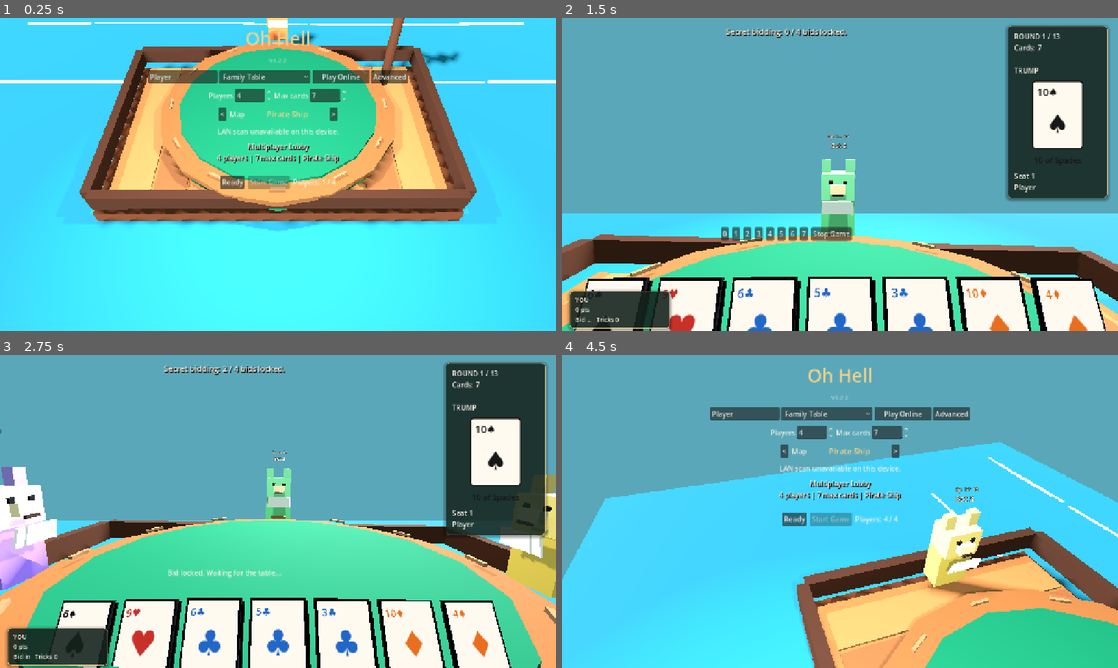
Above: before the commit, frames 1-4 (two rows, left to right).
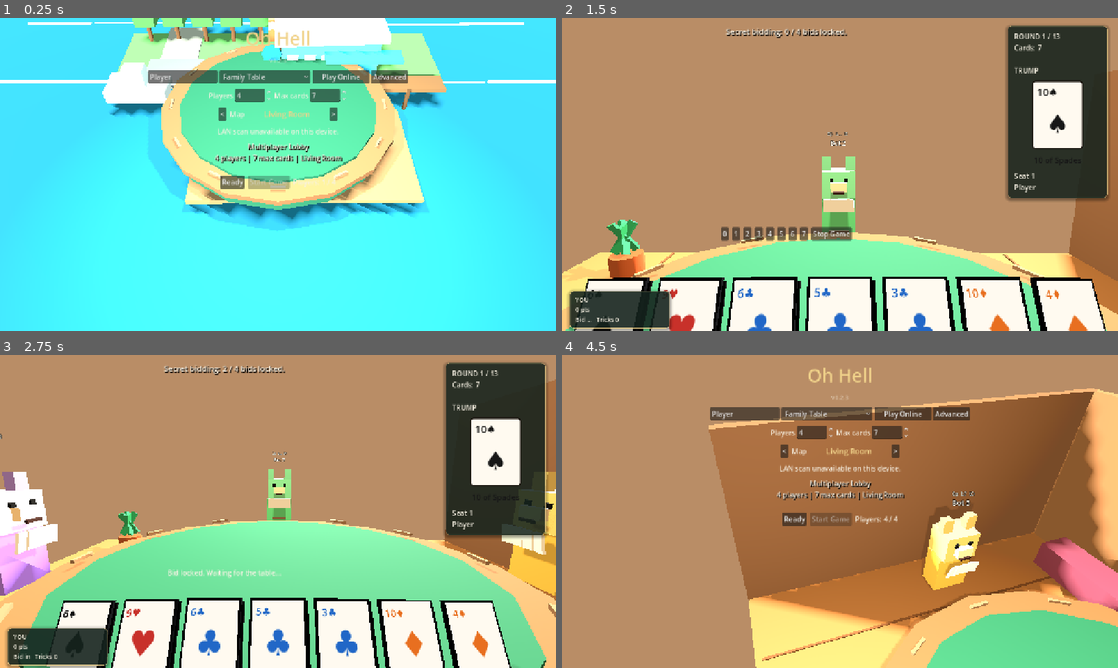
Above: after the commit, the same moments.

Repository: JordanOakFox/oh-hell-godot
Game: Godot game, scene res://scenes/main.tscn
Same seed, same stepped clock (60 frames per second), same inputs: the game is played once before the commit and once after it.
Inputs (mouse positions are in pixels of both pictures, inside the frame that each line leads up to):
- Up to frame 1 (0.25 s): no input
- Up to frame 2 (1.5 s): click "Ready" at 0.5 s; click "Start Game" at 1.25 s
- Up to frame 3 (2.75 s): click "0" at 2 s
- Up to frame 4 (4.5 s): tap Enter at 2.75 s; move the mouse to (962, 495) at 2.77 s; tap E at 2.85, 3.6 s; click (962, 495) at 2.92 s; move the mouse to (812, 511) at 3.52 s; click (812, 511) at 3.67 s; click "Stop Game" at 4.25 s

The runs differ from the first frame. In frame 1, 39% of the frame differs, in the area x 10-91%, y 0-68%; in frame 2, 74%; in frame 3, 69%; in frame 4, 97%, in the area x 0-100%, y 0-100%.

Commit message:
Add music and waterfront menu scene

Diff:
--- a/scripts/main.gd
+++ b/scripts/main.gd
@@ -1,7 +1,7 @@
 extends Control
 
 const STARTING_NAMES := ["Player 1", "Player 2", "Player 3", "Player 4"]
-const GAME_VERSION := "0.2.2"
+const GAME_VERSION := "0.2.3"
 const DEFAULT_SERVER_ADDRESS := "147.224.130.79:24567"
 const PUBLIC_LOBBIES := [
 	{"name": "Family Table", "address": "147.224.130.79:24567"},
@@ -10,6 +10,7 @@
 ]
 const DEFAULT_MAX_CARDS := 7
 const DEFAULT_PLAYERS := 4
+const DEFAULT_MAP_ID := "living_room"
 const MAP_IDS := ["pirate", "space", "living_room", "jungle"]
 const MAP_NAMES := {
 	"pirate": "Pirate Ship",
@@ -22,6 +23,13 @@
 const FeltBackgroundScript := preload("res://scripts/felt_background.gd")
 const FireworksOverlayScript := preload("res://scripts/fireworks_overlay.gd")
 const TableView3DScript := preload("res://scripts/table_view_3d.gd")
+const MUSIC_PATHS := {
+	"menu": "res://assets/music/menu_theme.ogg",
+	"pirate": "res://assets/music/pirate_theme.ogg",
+	"space": "res://assets/music/space_theme.ogg",
+	"living_room": "res://assets/music/menu_theme.ogg",
+	"jungle": "res://assets/music/jungle_theme.ogg",
+}
 const SUIT_SYMBOLS := {"S": "♠", "H": "♥", "D": "♦", "C": "♣"}
 const SUIT_COLORS := {
 	"S": Color("#171717"),
@@ -37,7 +45,7 @@
 var seat_peers: Array = []
 var lobby_player_count := DEFAULT_PLAYERS
 var lobby_max_cards := DEFAULT_MAX_CARDS
-var lobby_map_index := 0
+var lobby_map_index := MAP_IDS.find(DEFAULT_MAP_ID)
 var server_port := Net.DEFAULT_PORT
 var local_player_name := "Player"
 var local_profile_id := ""
@@ -84,6 +92,9 @@
 var discovered_games: Array = []
 var fireworks_overlay: Control
 var table_view_3d: Control
+var music_player: AudioStreamPlayer
+var music_streams := {}
+var current_music_key := ""
 
 func _ready() -> void:
 	rng.randomize()
@@ -126,6 +137,11 @@
 	table_view_3d.set_anchors_preset(Control.PRESET_FULL_RECT)
 	add_child(table_view_3d)
 
+	music_player = AudioStreamPlayer.new()
+	music_player.bus = "Music"
+	music_player.volume_db = -13.0
+	add_child(music_player)
+
 	fireworks_overlay = FireworksOverlayScript.new()
 	fireworks_overlay.set_anchors_preset(Control.PRESET_FULL_RECT)
 	add_child(fireworks_overlay)
@@ -542,6 +558,9 @@
 	my_seat = 0
 	seat_peers = _new_seat_peers(lobby_player_count)
 	_create_lobby("Offline preview. Host a game or join a host.")
+	state["menu_preview"] = true
+	view_state["menu_preview"] = true
+	_publish_state()
 	Net.start_discovery()
 
 func _create_client_waiting_view() -> void:
@@ -751,6 +770,7 @@
 	if table_view_3d:
 		table_view_3d.set_table_state(view_state, my_seat)
 		table_view_3d.set_player_hand(local_hand)
+	_update_music()
 	if fireworks_overlay:
 		fireworks_overlay.set_celebrating(view_state.get("phase", "") == "game_end")
 	if view_state["phase"] == "connecting":
@@ -1150,6 +1170,39 @@
 func _selected_map_id() -> String:
 	return MAP_IDS[lobby_map_index % MAP_IDS.size()]
 
+func _music_key_for_state() -> String:
+	if view_state.is_empty():
+		return "menu"
+	if bool(view_state.get("menu_preview", false)):
+		return "menu"
+	var phase := str(view_state.get("phase", ""))
+	if phase in ["connecting", "lobby", "game_end"]:
+		return "menu"
+	return str(view_state.get("map_id", DEFAULT_MAP_ID))
+
+func _update_music() -> void:
+	if not music_player:
+		return
+	var key := _music_key_for_state()
+	if key == current_music_key and music_player.playing:
+		return
+	current_music_key = key
+	var stream = _music_stream_for_key(key)
+	if not stream:
+		return
+	music_player.stream = stream
+	music_player.play()
+
+func _music_stream_for_key(key: String):
+	if music_streams.has(key):
+		return music_streams[key]
+	var path := str(MUSIC_PATHS.get(key, MUSIC_PATHS["menu"]))
+	var stream = AudioStreamOggVorbis.load_from_file(path)
+	if not stream and key != "menu":
+		stream = _music_stream_for_key("menu")
+	music_streams[key] = stream
+	return stream
+
 func _selected_map_name() -> String:
 	var map_id := _selected_map_id()
 	return str(MAP_NAMES.get(map_id, map_id))
--- a/scripts/table_view_3d.gd
+++ b/scripts/table_view_3d.gd
@@ -47,7 +47,7 @@
 var look_pitch := -10.0
 var hand_signature := ""
 var hovered_hand_index := -1
-var current_map_id := "pirate"
+var current_map_id := "landing"
 var table_felt_color := Color("#0b5a3f")
 var table_rail_color := Color("#7a4a28")
 var time := 0.0
@@ -102,7 +102,7 @@
 	var players := int(table_state.get("num_players", 0))
 	if players <= 0:
 		return
-	var map_id := str(table_state.get("map_id", "pirate"))
+	var map_id := "landing" if bool(table_state.get("menu_preview", false)) else str(table_state.get("map_id", "living_room"))
 	if map_id != current_map_id:
 		_rebuild_map(map_id)
 	if players != seat_count:
@@ -216,8 +216,8 @@
 	_rebuild_map(current_map_id)
 
 func _rebuild_map(map_id: String) -> void:
-	if not ["pirate", "space", "living_room", "jungle"].has(map_id):
-		map_id = "pirate"
+	if not ["landing", "pirate", "space", "living_room", "jungle"].has(map_id):
+		map_id = "living_room"
 	current_map_id = map_id
 	if ocean_root:
 		ocean_root.queue_free()
@@ -236,7 +236,9 @@
 	ship_root = Node3D.new()
 	world_root.add_child(ship_root)
 
-	if current_map_id == "space":
+	if current_map_id == "landing":
+		_build_landing_map()
+	elif current_map_id == "space":
 		_build_space_map()
 	elif current_map_id == "living_room":
 		_build_living_room_map()
@@ -312,6 +314,69 @@
 	ship_root.add_child(flag_root)
 	_build_jolly_roger()
 
+	_attach_table_area()
+
+func _build_landing_map() -> void:
+	table_felt_color = Color("#256045")
+	table_rail_color = Color("#8a5c3b")
+	_set_world_colors(Color("#9dd2e3"), Color("#d8f0ef"), 1.12)
+	_build_ocean()
+
+	var shore := _box(Vector3(8.4, 0.18, 2.0), Color("#5f9b55"))
+	shore.position = Vector3(0, -0.22, -3.0)
+	ship_root.add_child(shore)
+	var road := _box(Vector3(1.0, 0.035, 2.25), Color("#9c9c8d"))
+	road.position = Vector3(-2.65, -0.08, -3.05)
+	ship_root.add_child(road)
+	var ferry_ramp := _box(Vector3(1.45, 0.08, 1.1), Color("#777c78"))
+	ferry_ramp.position = Vector3(-2.65, -0.03, -1.95)
+	ship_root.add_child(ferry_ramp)
+
+	var dock := _box(Vector3(5.8, 0.11, 0.54), Color("#7b5a3a"))
+	dock.position = Vector3(1.15, 0.02, -1.42)
+	ship_root.add_child(dock)
+	for i in range(7):
+		var post := _cylinder(0.055, 0.62, Color("#5c422b"))
+		post.position = Vector3(-1.2 + float(i) * 0.72, -0.18, -1.05)
+		ship_root.add_child(post)
+
+	var ferry := _box(Vector3(1.45, 0.32, 0.78), Color("#d8dedb"))
+	ferry.position = Vector3(-3.35, 0.08, -1.2)
+	ship_root.add_child(ferry)
+	var ferry_booth := _box(Vector3(0.5, 0.42, 0.38), Color("#c3d1d0"))
+	ferry_booth.position = Vector3(-3.35, 0.45, -1.2)
+	ship_root.add_child(ferry_booth)
+
+	var restaurant := _box(Vector3(2.35, 1.05, 1.0), Color("#43b8d8"))
+	restaurant.position = Vector3(1.25, 0.42, -2.18)
+	ship_root.add_child(restaurant)
+	var roof := _box(Vector3(2.65, 0.18, 1.18), Color("#dce8e7"))
+	roof.position = Vector3(1.25, 1.05, -2.18)
+	roof.rotation_degrees.z = 2
+	ship_root.add_child(roof)
+	var awning := _box(Vector3(1.8, 0.08, 0.48), Color("#37c7d8"))
+	awning.position = Vector3(2.0, 0.72, -1.52)
+	ship_root.add_child(awning)
+	for i in range(4):
+		var window := _box(Vector3(0.28, 0.28, 0.035), Color("#d9f7ff"))
+		window.position = Vector3(0.35 + float(i) * 0.42, 0.56, -1.66)
+		ship_root.add_child(window)
+	var sign := _cylinder(0.24, 0.055, Color("#1f6eb8"))
+	sign.position = Vector3(-0.15, 0.72, -1.64)
+	sign.rotation_degrees = Vector3(90, 0, 0)
+	ship_root.add_child(sign)
+
+	for i in range(8):
+		var trunk := _cylinder(0.06, 0.7, Color("#6f4b2f"))
+		trunk.position = Vector3(-3.6 + float(i) * 0.78, 0.15, -3.65)
+		ship_root.add_child(trunk)
+		var crown := _box(Vector3(0.55, 0.55, 0.55), Color("#4f8f48"))
+		crown.position = trunk.position + Vector3(0, 0.55, 0)
+		ship_root.add_child(crown)
+
+	var patio := _box(Vector3(4.5, 0.1, 2.6), Color("#9b744d"))
+	patio.position = Vector3(0.5, -0.04, 0.8)
+	ship_root.add_child(patio)
 	_attach_table_area()
 
 func _attach_table_area() -> void:
Not shown, added: assets/music/jungle_theme.ogg.import
Not shown, added: assets/music/menu_theme.ogg.import
Not shown, added: assets/music/pirate_theme.ogg.import
Not shown, added: assets/music/space_theme.ogg.import
Not shown, changed: export_presets.cfg
Not shown, added: assets/music/jungle_theme.ogg
Not shown, added: assets/music/menu_theme.ogg
Not shown, added: assets/music/pirate_theme.ogg
Not shown, added: assets/music/space_theme.ogg
